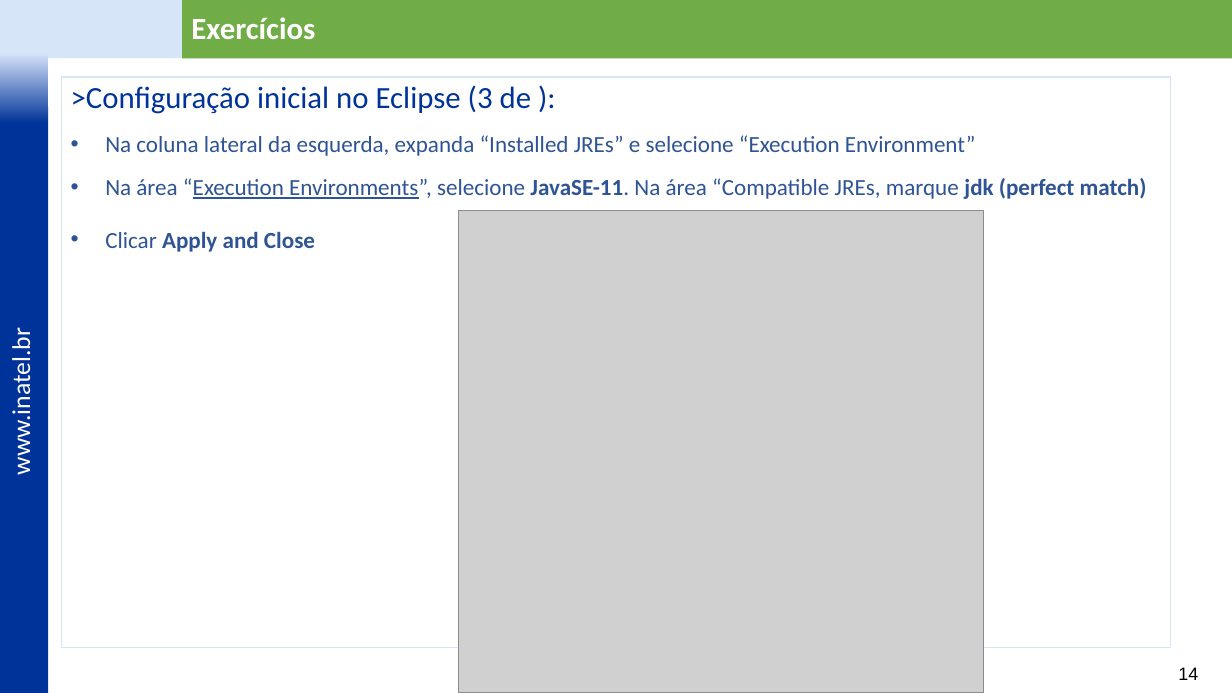
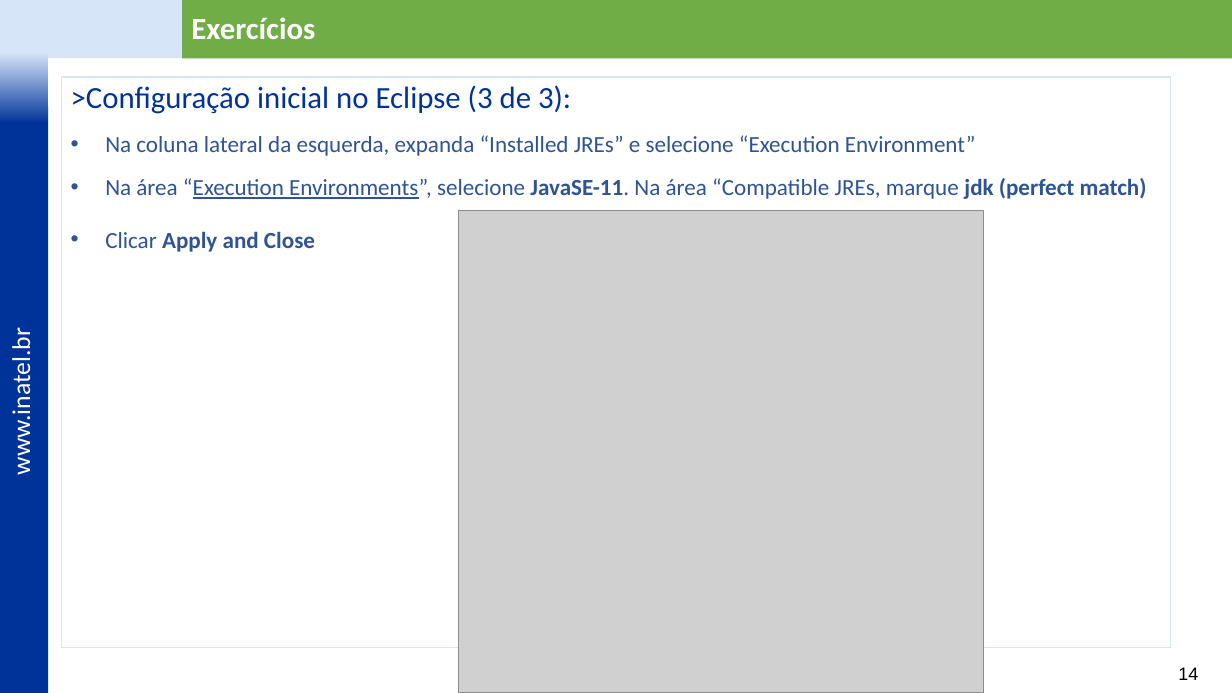
Before and after one commit to vitor-figueiredo/MyRestAPI, a slide deck: slide 14 of docs/Laboratório - REST - v2.pptx. Drawn at 1232x693 pixels with LibreOffice and Linux fonts; fonts in the diff are those of the drawing; grey boxes stand for pictures; background and template pictures are left out. Boxes give left, top, right and bottom in pixels: in the first picture for what was removed or moved away, otherwise in the second. Text is boxed around its words. In the diff, an @@ line names an element or a change of style, - is before the commit and + after.

```diff
--- a/docs/Laboratório - REST - v2.pptx
+++ b/docs/Laboratório - REST - v2.pptx
@@ text in rectangle at bbox=[71, 85, 571, 114]: text changed @@
->Configuração inicial no Eclipse (3 de ):
+>Configuração inicial no Eclipse (3 de 3):
```
Also in this commit, not shown: 15 other slides changed, 30 slides added, 8 slides removed, 12 other files.
